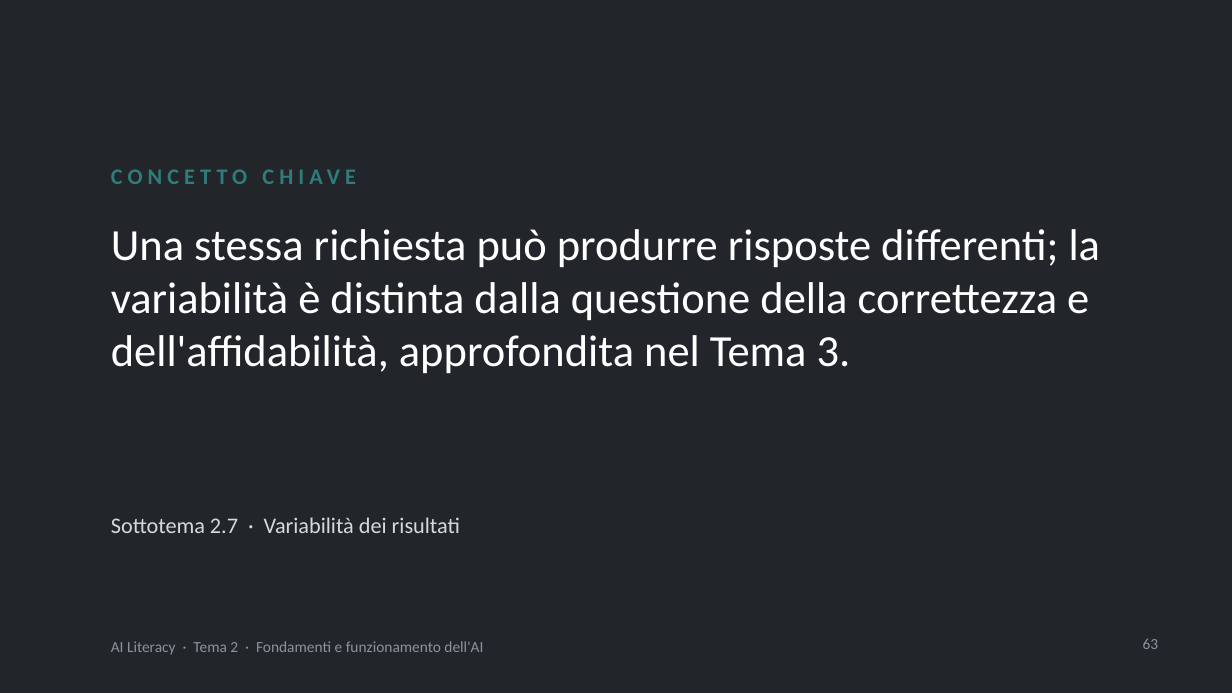
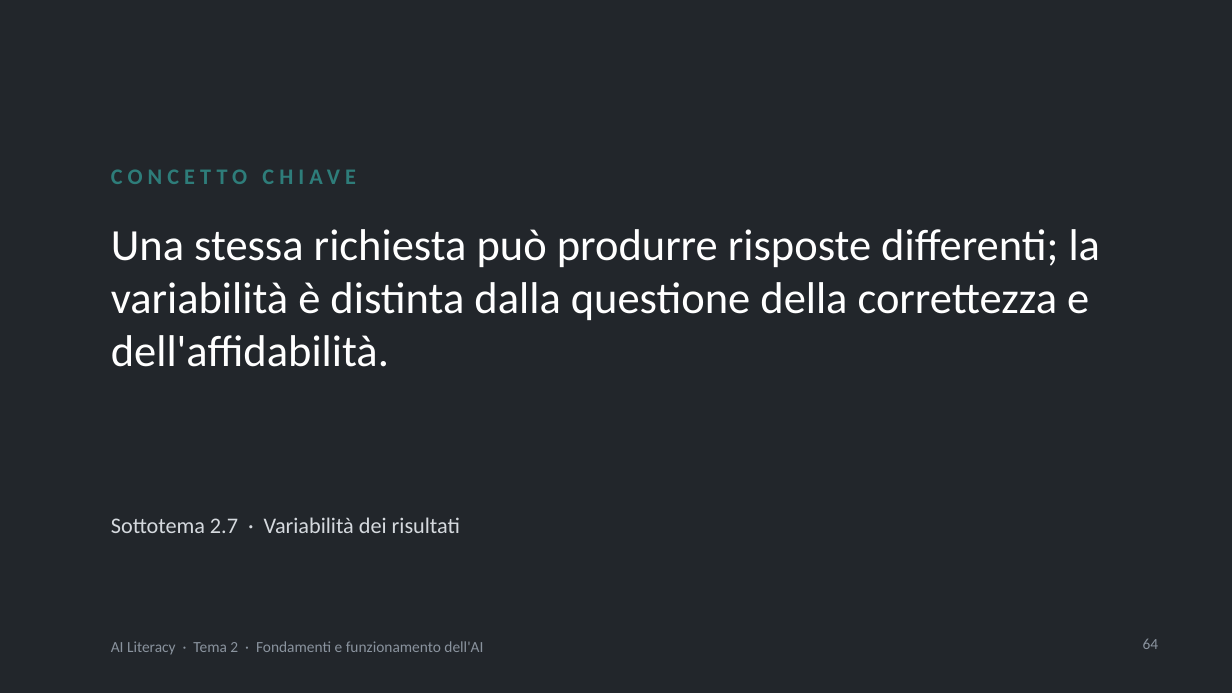
Before and after one commit to NetAi-IT/Formazione-AI-Literacy-Official, a slide deck: slide 64 of Base/Tema2_Fondamenti_e_funzionamento_AI.pptx (slide 63 before the commit). Drawn at 1232x693 pixels with LibreOffice and Linux fonts; fonts in the diff are those of the drawing. Boxes give left, top, right and bottom in pixels: in the first picture for what was removed or moved away, otherwise in the second. Text is boxed around its words. In the diff, an @@ line names an element or a change of style, - is before the commit and + after.

Commit message:
Revisione 1 Tema 1 e Tema 2

```diff
--- a/Base/Tema2_Fondamenti_e_funzionamento_AI.pptx
+++ b/Base/Tema2_Fondamenti_e_funzionamento_AI.pptx
@@ text at [111, 229, 1100, 367]: text changed @@
-Una stessa richiesta può produrre risposte differenti; la variabilità è distinta dalla questione della correttezza e dell'affidabilità, approfondita nel Tema 3.
+Una stessa richiesta può produrre risposte differenti; la variabilità è distinta dalla questione della correttezza e dell'affidabilità.
@@ page number at [1143, 638, 1159, 649]: text changed @@
-63
+64
```
Also in this commit, not shown: 6 other slides changed, 3 slides added, 9 other files.
